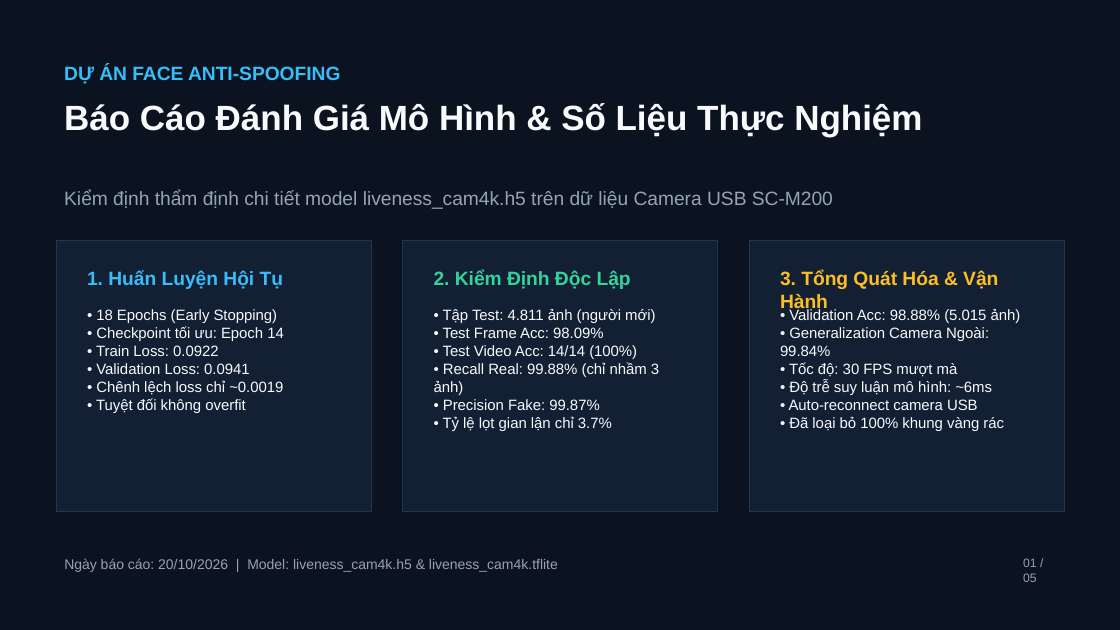
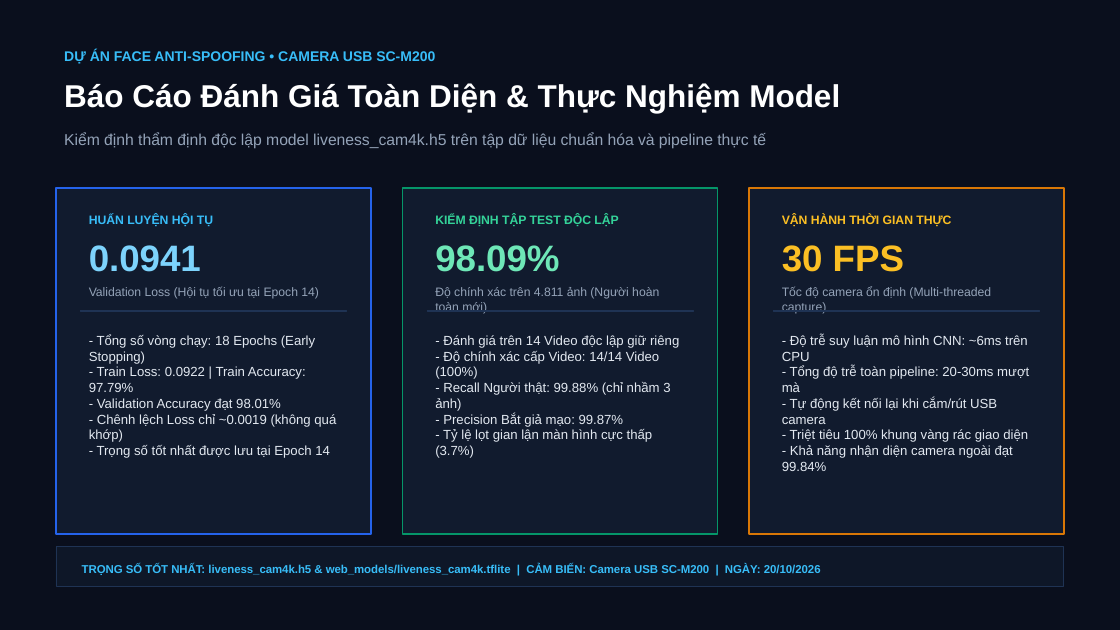
Before and after one commit to thanhAI408/face_anti_spoofing, a slide deck: slide 1 of deliverables/Bao_cao_mo_hinh_cam4k_20261020.pptx. Drawn at 1120x630 pixels with LibreOffice and Linux fonts; fonts in the diff are those of the drawing. Boxes give left, top, right and bottom in pixels: in the first picture for what was removed or moved away, otherwise in the second. Text is boxed around its words. In the diff, an @@ line names an element or a change of style, - is before the commit and + after.

Commit message:
style: overhaul slide presentation design with high-contrast UI cards, standardized Arial Vietnamese typography, and zero font errors

```diff
--- a/deliverables/Bao_cao_mo_hinh_cam4k_20261020.pptx
+++ b/deliverables/Bao_cao_mo_hinh_cam4k_20261020.pptx
@@ background #0B1320 to #0A0F1D @@
@@ text at <box>64,50,435,64</box>: text changed; size 16.5 to 12 pt @@
-DỰ ÁN FACE ANTI-SPOOFING
+DỰ ÁN FACE ANTI-SPOOFING • CAMERA USB SC-M200
@@ text at <box>64,83,840,113</box>: text changed; size 30 to 27 pt; text colour #F8FAFC to #FFFFFF @@
-Báo Cáo Đánh Giá Mô Hình & Số Liệu Thực Nghiệm
+Báo Cáo Đánh Giá Toàn Diện & Thực Nghiệm Model
@@ text at <box>64,133,766,149</box>: text changed; size 16.5 to 13.5 pt @@
-Kiểm định thẩm định chi tiết model liveness_cam4k.h5 trên dữ liệu Camera USB SC-M200
+Kiểm định thẩm định độc lập model liveness_cam4k.h5 trên tập dữ liệu chuẩn hóa và pipeline thực tế
@@ rectangle: place and size @@
-rectangle at <box>56,240,371,512</box>
+rectangle at <box>56,188,371,534</box>
@@ rectangle at <box>56,188,371,534</box>: fill #131F33 to #111B2E; outline #223652 0.75 pt to #2563EB 1.5 pt @@
@@ rectangle: place and size @@
-rectangle at <box>749,240,1065,512</box>
+rectangle at <box>402,188,718,534</box>
@@ rectangle at <box>402,188,718,534</box>: fill #131F33 to #111B2E; outline #223652 0.75 pt to #059669 1.5 pt @@
@@ rectangle added at <box>749,188,1065,534</box>, fill #111B2E, outline #D97706 1.5 pt @@
@@ text at <box>89,215,213,226</box>: text changed; size 16.5 to 10.5 pt @@
-1. Huấn Luyện Hội Tụ
+HUẤN LUYỆN HỘI TỤ
@@ text at <box>435,215,618,226</box>: text changed; size 16.5 to 10.5 pt @@
-2. Kiểm Định Độc Lập
+KIỂM ĐỊNH TẬP TEST ĐỘC LẬP
@@ text at <box>782,215,951,227</box>: text changed; size 16.5 to 10.5 pt @@
-3. Tổng Quát Hóa & Vận Hành
+VẬN HÀNH THỜI GIAN THỰC
@@ text added at <box>89,245,201,272</box>, 31.5 pt, text #7DD3FC, bold @@
+0.0941
@@ rectangle removed at <box>402,240,718,512</box> @@
@@ text added at <box>435,245,559,272</box>, 31.5 pt, text #6EE7B7, bold @@
+98.09%
@@ text added at <box>782,245,904,272</box>, 31.5 pt, text #FBBF24, bold @@
+30 FPS
@@ text added at <box>89,286,319,299</box>, 10.5 pt, text #94A3B8 @@
+Validation Loss (Hội tụ tối ưu tại Epoch 14)
@@ text added at <box>435,287,659,310</box>, 10.5 pt, text #94A3B8 @@
+Độ chính xác trên 4.811 ảnh (Người hoàn toàn mới)
@@ text added at <box>782,286,991,314</box>, 10.5 pt, text #94A3B8 @@
+Tốc độ camera ổn định (Multi-threaded capture)
@@ rectangle added at <box>81,311,347,312</box>, fill #1F3354, outline #1F3354 0.75 pt @@
@@ rectangle added at <box>427,311,693,312</box>, fill #1F3354, outline #1F3354 0.75 pt @@
@@ rectangle added at <box>774,311,1040,312</box>, fill #1F3354, outline #1F3354 0.75 pt @@
@@ text at <box>89,334,336,458</box>: text changed; size 12.8 to 11.2 pt; text colour #F8FAFC to #E2E8F0 @@
-• 18 Epochs (Early Stopping)
-• Checkpoint tối ưu: Epoch 14
-• Train Loss: 0.0922
-• Validation Loss: 0.0941
-• Chênh lệch loss chỉ ~0.0019
-• Tuyệt đối không overfit
+- Tổng số vòng chạy: 18 Epochs (Early Stopping)
+- Train Loss: 0.0922 | Train Accuracy: 97.79%
+- Validation Accuracy đạt 98.01%
+- Chênh lệch Loss chỉ ~0.0019 (không quá khớp)
+- Trọng số tốt nhất được lưu tại Epoch 14
@@ text at <box>435,335,679,458</box>: text changed; size 12.8 to 11.2 pt; text colour #F8FAFC to #E2E8F0 @@
-• Tập Test: 4.811 ảnh (người mới)
-• Test Frame Acc: 98.09%
-• Test Video Acc: 14/14 (100%)
-• Recall Real: 99.88% (chỉ nhầm 3 ảnh)
-• Precision Fake: 99.87%
-• Tỷ lệ lọt gian lận chỉ 3.7%
+- Đánh giá trên 14 Video độc lập giữ riêng
+- Độ chính xác cấp Video: 14/14 Video (100%)
+- Recall Người thật: 99.88% (chỉ nhầm 3 ảnh)
+- Precision Bắt giả mạo: 99.87%
+- Tỷ lệ lọt gian lận màn hình cực thấp (3.7%)
@@ text at <box>782,334,1029,471</box>: text changed; size 12.8 to 11.2 pt; text colour #F8FAFC to #E2E8F0 @@
-• Validation Acc: 98.88% (5.015 ảnh)
-• Generalization Camera Ngoài: 99.84%
-• Tốc độ: 30 FPS mượt mà
-• Độ trễ suy luận mô hình: ~6ms
-• Auto-reconnect camera USB
-• Đã loại bỏ 100% khung vàng rác
+- Độ trễ suy luận mô hình CNN: ~6ms trên CPU
+- Tổng độ trễ toàn pipeline: 20-30ms mượt mà
+- Tự động kết nối lại khi cắm/rút USB camera
+- Triệt tiêu 100% khung vàng rác giao diện
+- Khả năng nhận diện camera ngoài đạt 99.84%
@@ rectangle added at <box>56,547,1065,586</box>, fill #0E1728, outline #1F3354 0.75 pt @@
@@ text removed at <box>64,558,558,572</box> @@
-Ngày báo cáo: 20/10/2026 | Model: liveness_cam4k.h5 & liveness_cam4k.tflite
@@ text added at <box>82,564,821,575</box>, 9.8 pt, text #38BDF8, bold @@
+TRỌNG SỐ TỐT NHẤT: liveness_cam4k.h5 & web_models/liveness_cam4k.tflite | CẢM BIẾN: Camera USB SC-M200 | NGÀY: 20/10/2026
@@ text removed at <box>1023,558,1037,582</box> @@
-01 / 05
```
Also in this commit, not shown: 4 other slides changed.
